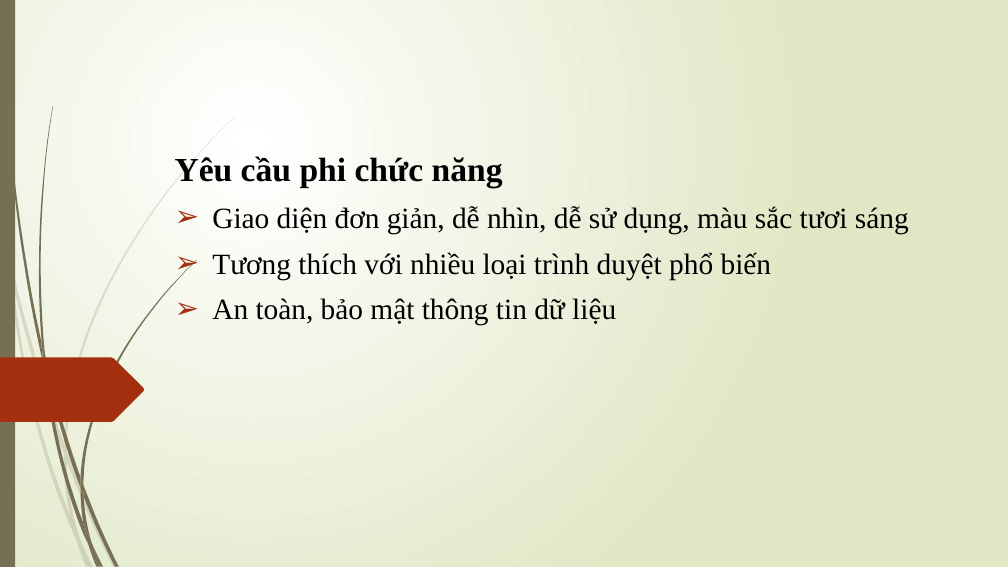
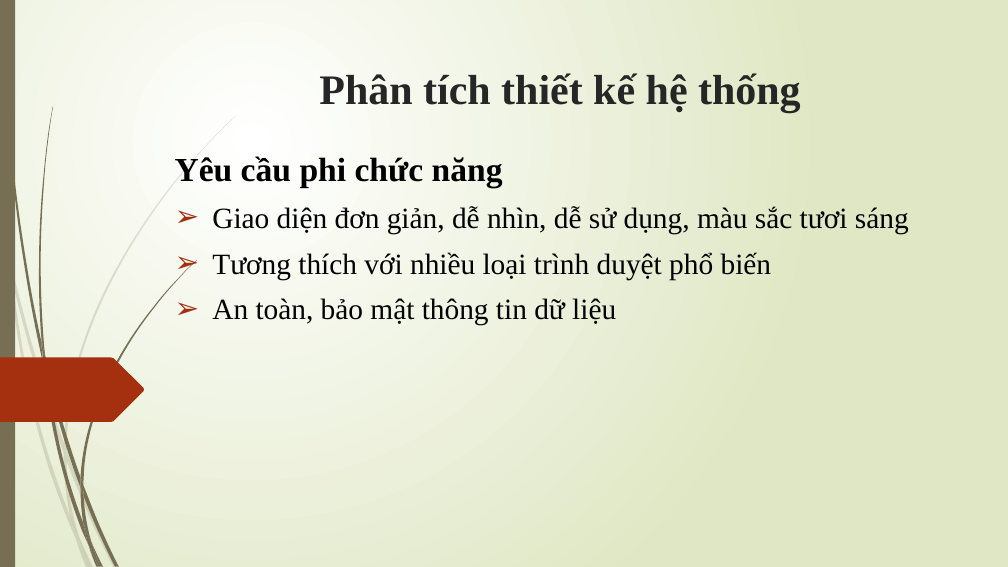
Before and after one commit to namtv1996/QuanLySieuThi, a slide deck: slide 9 of BAO CAO/SLIDE Báo cáo đồ án tốt nghiệp.pptx. Drawn at 1008x567 pixels with LibreOffice and Linux fonts; fonts in the diff are those of the drawing. Boxes give left, top, right and bottom in pixels: in the first picture for what was removed or moved away, otherwise in the second. Text is boxed around its words. In the diff, an @@ line names an element or a change of style, - is before the commit and + after.

```diff
--- a/BAO CAO/SLIDE Báo cáo đồ án tốt nghiệp.pptx
+++ b/BAO CAO/SLIDE Báo cáo đồ án tốt nghiệp.pptx
@@ title added at (319,73,801,112), 40 pt, text #262626, bold @@
+Phân tích thiết kế hệ thống
```
Also in this commit, not shown: 8 other slides changed, 1 slide added, 2 slides removed.
